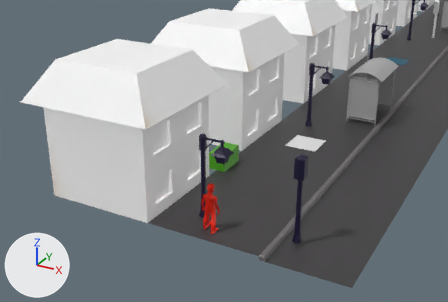
The glTF model environmentRIFTtriangles.gltf: old version first, new version second.
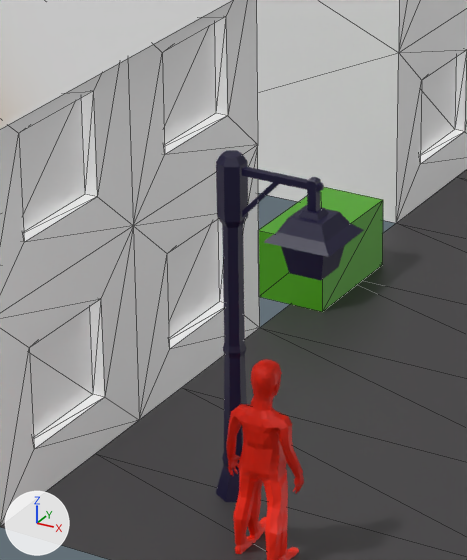
Each version appears first from a 50 mm lens placed at (7.97, -10.63, 7.68), pointed at (1.84, 0.51, 2.11), and next in a close-up on the part from 33% to 58% of the width and 32% to 77% of the height. Every picture has the same lights, and +X, +Y and +Z are marked at lower left. The close-ups show mesh edges as thin lines. Where no turn or scale is listed for an object, it has been applied to the vertices.

In view in the first close-up: 'WalkLane', 'chargingStation', 'houses', 'lampPost', 'player1', 'player2'.
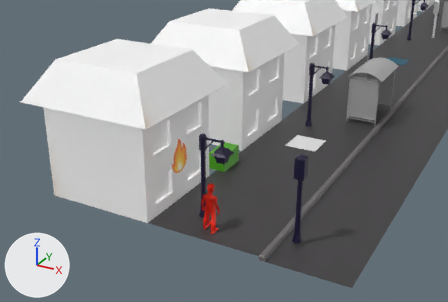
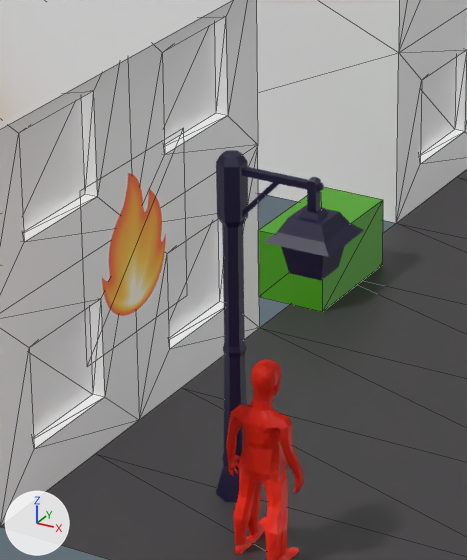
Commit message: experimenting with fire

Where the change shows, as pixel boxes (x1, y1, x2, y2) in the close-ups (467 x 560 px):
'Fire-Emoji-PNG-Background', added (brown): after (102, 173, 166, 316)

Patch to the scene script:
```diff
--- a/environmentRIFTtriangles.gltf.py
+++ b/environmentRIFTtriangles.gltf.py
@@ img_fire_emoji_png_background @@
+img_fire_emoji_png_background = load_image('Fire-Emoji-PNG-Background', 'Fire-Emoji-PNG-Background.png', 576, 576, 'sRGB')
@@ mat_fire_emoji_png_background @@
+mat_fire_emoji_png_background = principled_material('Fire-Emoji-PNG-Background')
+mat_fire_emoji_png_background.texture = img_fire_emoji_png_background  # with its transparency
@@ me_fire_emoji_png_background @@
+me_fire_emoji_png_background.from_pydata(...)  # 4 vertices, 2 faces; spans x 0.0, y -0.5..0.5, z -0.5..0.5
+me_fire_emoji_png_background.materials.append(mat_fire_emoji_png_background)  # picture img_fire_emoji_png_background
@@ ob_fire_emoji_png_background @@
+ob_fire_emoji_png_background = bpy.data.objects.new('Fire-Emoji-PNG-Background', me_fire_emoji_png_background)
+ob_fire_emoji_png_background.location = (1.0, 0.0, 2.0)
```
